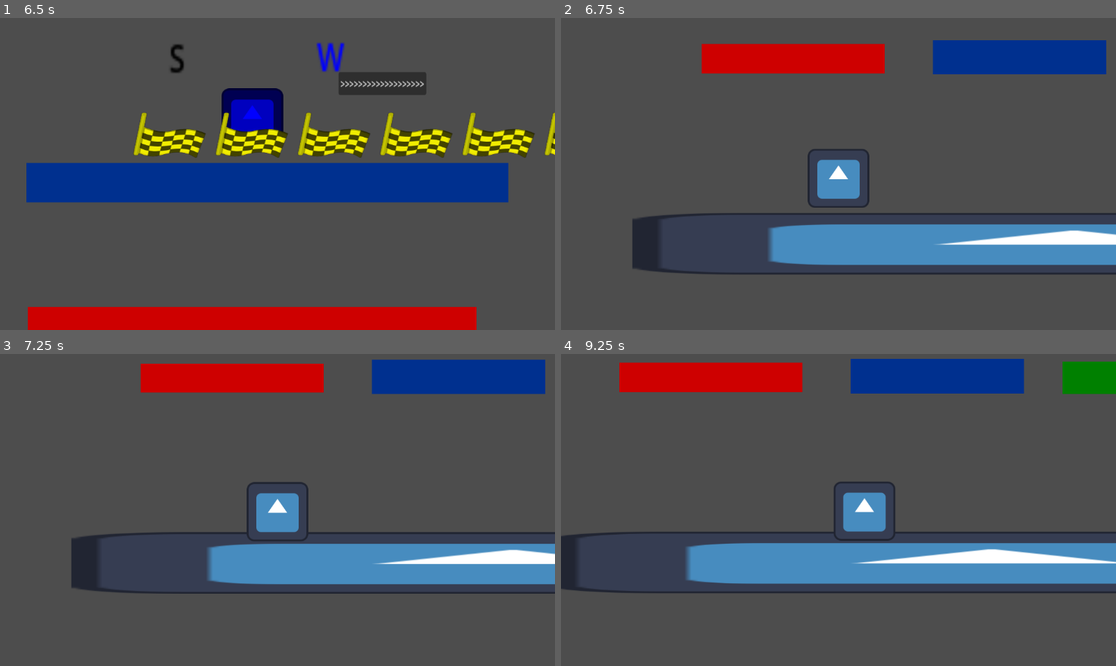
Above: before the commit, frames 1-4 (two rows, left to right).
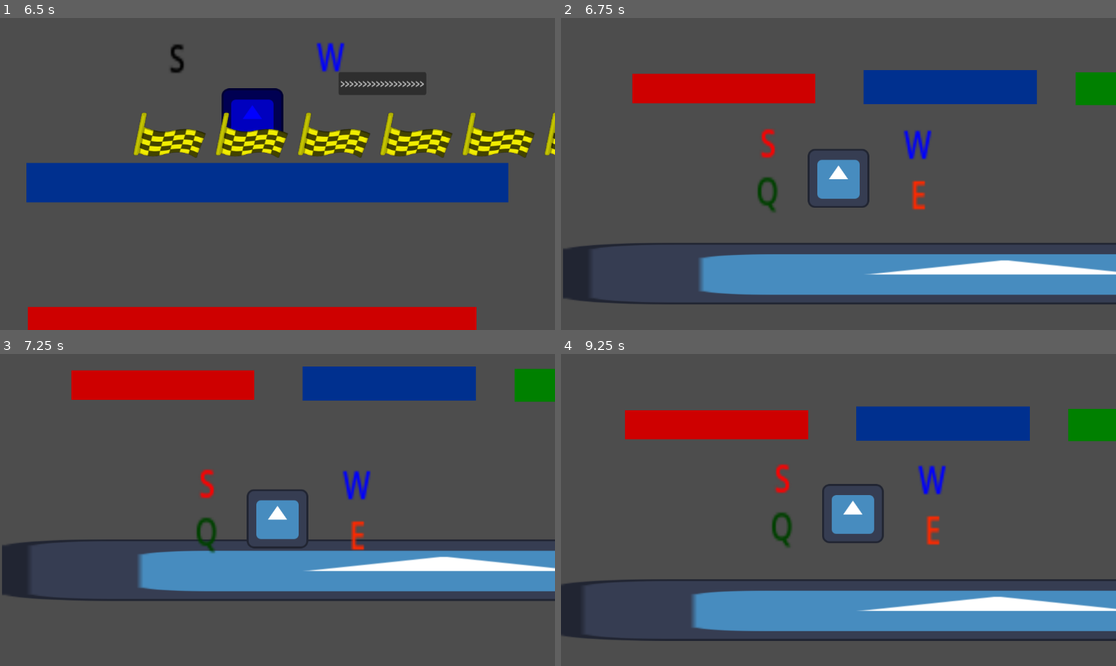
Above: after the commit, the same moments.

Repository: Abbby1007/Melanotaenia2.0storage
Game: Godot game, scene res://Scenes/Tutorial one.tscn
Two runs of this game, one before a commit and one after it. Both use one fixed random seed, a clock stepped at 60 frames per second and the inputs below. The engine's default icon, where the game draws it, is replaced by a stand-in: a white triangle on a blue panel in a dark square.
Inputs:
- Up to frame 1 (6.5 s): tap Enter (ui_accept) at 0.5, 0.77, 1.52, 3.02, 3.77, 4.52, 6.02 s; hold Right (ui_right) 0.53-2.03 s; tap W (Blue) at 0.6, 3.05, 3.6, 6.05 s; tap S (Red) at 0.8, 1.35, 3.8, 4.35 s; tap Q (Green, bound only after the commit) at 1.55, 2.1, 4.55, 5.1 s; hold Left (ui_left) 2.03-2.78 s; tap E (Orange, bound only after the commit) at 2.3, 2.85, 5.3, 5.85 s; hold Right (ui_right) 2.78-4.28 s; hold Left (ui_left) 4.28-5.03 s; hold Right (ui_right) 5.03-5.78 s; hold Left (ui_left) from 5.78 s (still down)
- Up to frame 2 (6.75 s): release Left (ui_left) at 6.5 s; click ">>>>>>>>>>>>>>>>>>>" at 6.5 s
- Up to frame 3 (7.25 s): no input
- Up to frame 4 (9.25 s): hold Left (ui_left) 7.28-8.03 s; tap W (Blue) at 7.35 s; tap Enter (ui_accept) at 7.52, 8.27 s; tap S (Red) at 7.55, 8.1 s; hold Right (ui_right) from 8.03 s (still down); tap Q (Green, bound only after the commit) at 8.3, 8.85 s; tap E (Orange, bound only after the commit) at 9.05 s

Frame 1 is identical in both runs. In frame 2, 31% of the frame differs, in the area x 0-100%, y 7-92%; in frame 3, 18%; in frame 4, 40%, in the area x 0-100%, y 1-92%.

Commit message:
Added keybinds for Green and Orange
I added keybinds to change the player's color to Green and Orange

Diff:
--- /dev/null
+++ b/Scenes/Level_One.tscn
@@ -0,0 +1,105 @@
+[gd_scene load_steps=9 format=3 uid="uid://meqo11m8163p"]
+
+[ext_resource type="Script" path="res://Scripts/Level_One.gd" id="1_nyao4"]
+[ext_resource type="PackedScene" uid="uid://qergnhgegntv" path="res://Scenes/basic_platform.tscn" id="2_8alop"]
+[ext_resource type="PackedScene" uid="uid://dtv183wtshhyf" path="res://Scenes/Red Platform.tscn" id="3_1f2wf"]
+[ext_resource type="PackedScene" uid="uid://bx8vvxu7aades" path="res://Scenes/Blue_platform.tscn" id="4_ykkdp"]
+[ext_resource type="PackedScene" uid="uid://dc71pk86uocta" path="res://Scenes/green_platform.tscn" id="5_44wh1"]
+[ext_resource type="PackedScene" uid="uid://cm2g037qxwuew" path="res://Scenes/orange_platform.tscn" id="6_58w2e"]
+[ext_resource type="PackedScene" uid="uid://di4pl6rwwassr" path="res://Scenes/player.tscn" id="7_d0nvf"]
+
+[sub_resource type="WorldBoundaryShape2D" id="WorldBoundaryShape2D_2mhnx"]
+normal = Vector2(0.999961, -0.00882951)
+
+[node name="test" type="Node2D"]
+script = ExtResource("1_nyao4")
+
+[node name="Basic Platform" parent="." instance=ExtResource("2_8alop")]
+position = Vector2(7, -10)
+scale = Vector2(2, 1)
+
+[node name="Red Platform" parent="." instance=ExtResource("3_1f2wf")]
+position = Vector2(154, 199)
+scale = Vector2(0.360001, 0.4)
+
+[node name="Blue_Platform" parent="." instance=ExtResource("4_ykkdp")]
+position = Vector2(654, 181)
+scale = Vector2(0.359999, 0.868464)
+
+[node name="Green_Platform" parent="." instance=ExtResource("5_44wh1")]
+position = Vector2(1080, 181)
+scale = Vector2(2.1462, 2.58175)
+
+[node name="Orange_Platform" parent="." instance=ExtResource("6_58w2e")]
+position = Vector2(1476, 185)
+scale = Vector2(2.11855, 2.48745)
+
+[node name="StaticBody2D" type="StaticBody2D" parent="."]
+position = Vector2(13, 0)
+scale = Vector2(10, 10)
+
+[node name="CollisionShape2D" type="CollisionShape2D" parent="StaticBody2D"]
+shape = SubResource("WorldBoundaryShape2D_2mhnx")
+
+[node name="StaticBody2D2" type="StaticBody2D" parent="."]
+position = Vector2(13, 0)
+scale = Vector2(10, 10)
+
+[node name="CollisionShape2D2" type="CollisionShape2D" parent="StaticBody2D2"]
+position = Vector2(184.2, 8.9)
+rotation = 3.11198
+shape = SubResource("WorldBoundaryShape2D_2mhnx")
+
+[node name="Player" parent="." instance=ExtResource("7_d0nvf")]
+position = Vector2(579, 378)
+
+[node name="Camera2D" type="Camera2D" parent="Player"]
+position_smoothing_enabled = true
+
+[node name="_S_ Key (Red)" type="Label" parent="Player"]
+modulate = Color(1, 0, 0, 1)
+self_modulate = Color(1, 0, 0, 1)
+offset_left = -219.0
+offset_top = -136.493
+offset_right = -179.0
+offset_bottom = -113.493
+scale = Vector2(3.75088, 5.03338)
+text = "S"
+horizontal_alignment = 1
+uppercase = true
+
+[node name="_W_ Key (Blue)" type="Label" parent="Player"]
+modulate = Color(0, 0, 1, 1)
+self_modulate = Color(0, 0, 1, 1)
+offset_left = 91.0
+offset_top = -133.367
+offset_right = 131.0
+offset_bottom = -110.367
+scale = Vector2(3.75088, 5.03338)
+text = "W"
+horizontal_alignment = 1
+uppercase = true
+
+[node name="_Q_ Key (Green)" type="Label" parent="Player"]
+modulate = Color(0, 0.501961, 0, 1)
+self_modulate = Color(0, 0.501961, 0, 1)
+offset_left = -220.0
+offset_top = -32.2998
+offset_right = -180.0
+offset_bottom = -9.2998
+scale = Vector2(3.75088, 5.03338)
+text = "Q"
+horizontal_alignment = 1
+uppercase = true
+
+[node name="_E_ Key (Orange)" type="Label" parent="Player"]
+modulate = Color(1, 0.4, 0, 1)
+self_modulate = Color(1, 0.4, 0, 1)
+offset_left = 93.0
+offset_top = -23.9644
+offset_right = 133.0
+offset_bottom = -0.964386
+scale = Vector2(3.75088, 5.03338)
+text = "E"
+horizontal_alignment = 1
+uppercase = true
--- a/Scenes/Tutorial one.tscn
+++ b/Scenes/Tutorial one.tscn
@@ -53,6 +53,3 @@
 rotation = -1.60219
 scale = Vector2(7, 7)
 shape = SubResource("WorldBoundaryShape2D_ry5d8")
-
-[node name="TileMap" type="TileMap" parent="."]
-format = 2
--- a/Scenes/green_platform.tscn
+++ b/Scenes/green_platform.tscn
@@ -20,6 +20,7 @@
 [node name="BodyCollisionShape2D" type="CollisionShape2D" parent="StaticBody2D"]
 position = Vector2(66, 9)
 shape = SubResource("RectangleShape2D_l1xay")
+one_way_collision = true
 
 [node name="Area2D" type="Area2D" parent="."]
 
--- a/Scenes/level_1.tscn
+++ /dev/null
@@ -1,50 +0,0 @@
-[gd_scene load_steps=8 format=3 uid="uid://bn4dvgrc44mhw"]
-
-[ext_resource type="PackedScene" uid="uid://qergnhgegntv" path="res://Scenes/basic_platform.tscn" id="1_b6jhc"]
-[ext_resource type="PackedScene" uid="uid://dtv183wtshhyf" path="res://Scenes/Red Platform.tscn" id="2_kk1aq"]
-[ext_resource type="PackedScene" uid="uid://bx8vvxu7aades" path="res://Scenes/Blue_platform.tscn" id="3_eeavn"]
-[ext_resource type="PackedScene" uid="uid://dc71pk86uocta" path="res://Scenes/green_platform.tscn" id="4_6ngtc"]
-[ext_resource type="PackedScene" uid="uid://cm2g037qxwuew" path="res://Scenes/orange_platform.tscn" id="5_o7ikv"]
-[ext_resource type="PackedScene" uid="uid://di4pl6rwwassr" path="res://Scenes/player.tscn" id="6_40gxr"]
-
-[sub_resource type="WorldBoundaryShape2D" id="WorldBoundaryShape2D_7w4kx"]
-normal = Vector2(0.999961, -0.00882951)
-
-[node name="Level 1" type="Node2D"]
-
-[node name="Basic Platform" parent="." instance=ExtResource("1_b6jhc")]
-position = Vector2(7, -10)
-scale = Vector2(2, 1)
-
-[node name="Red Platform" parent="." instance=ExtResource("2_kk1aq")]
-position = Vector2(154, 199)
-scale = Vector2(0.360001, 0.4)
-
-[node name="Blue_Platform" parent="." instance=ExtResource("3_eeavn")]
-position = Vector2(654, 181)
-scale = Vector2(0.359999, 0.868464)
-
-[node name="Green_Platform" parent="." instance=ExtResource("4_6ngtc")]
-position = Vector2(1080, 181)
-scale = Vector2(2.1462, 2.58175)
-
-[node name="Orange_Platform" parent="." instance=ExtResource("5_o7ikv")]
-position = Vector2(1476, 185)
-scale = Vector2(2.11855, 2.48745)
-
-[node name="Player" parent="." instance=ExtResource("6_40gxr")]
-position = Vector2(435, 440)
-
-[node name="Camera2D" type="Camera2D" parent="Player"]
-position_smoothing_enabled = true
-
-[node name="CollisionShape2D" type="CollisionShape2D" parent="."]
-position = Vector2(13, 0)
-scale = Vector2(10, 10)
-shape = SubResource("WorldBoundaryShape2D_7w4kx")
-
-[node name="CollisionShape2D2" type="CollisionShape2D" parent="."]
-position = Vector2(1855, 89)
-rotation = 3.11198
-scale = Vector2(10, 10)
-shape = SubResource("WorldBoundaryShape2D_7w4kx")
--- a/Scenes/orange_platform.tscn
+++ b/Scenes/orange_platform.tscn
@@ -20,6 +20,7 @@
 [node name="BodyCollisionShape2D" type="CollisionShape2D" parent="StaticBody2D"]
 position = Vector2(66, 9)
 shape = SubResource("RectangleShape2D_10rcr")
+one_way_collision = true
 
 [node name="Area2D" type="Area2D" parent="."]
 
--- a/Scenes/tutorial_three.tscn
+++ b/Scenes/tutorial_three.tscn
@@ -42,7 +42,7 @@
 horizontal_alignment = 1
 uppercase = true
 
-[node name="_W_ Key (Red)" type="Label" parent="Player"]
+[node name="_W_ Key (Blue)" type="Label" parent="Player"]
 modulate = Color(0, 0, 1, 1)
 self_modulate = Color(0, 0, 1, 1)
 offset_left = 89.0
--- /dev/null
+++ b/Scripts/Level_One.gd
@@ -0,0 +1,23 @@
+extends Node2D
+
+@onready var player = $Player
+
+# Called when the node enters the scene tree for the first time.
+func _ready():
+	pass # Replace with function body.
+
+
+# Called every frame. 'delta' is the elapsed time since the previous frame.
+func _process(delta):
+	#Change to red
+	if Input.is_action_just_pressed("Red"):
+		player.modulate = Color("red")
+	#Change to blue
+	if Input.is_action_just_pressed("Blue"):
+		player.modulate = Color("blue")
+	#Change to green
+	if Input.is_action_just_pressed("Green"):
+		player.modulate = Color(0,0.502,0,1)
+	#Change to Orange
+	if Input.is_action_just_pressed("Orange"):
+		player.modulate = Color(1, 0.4, 0, 1)
--- a/Scripts/player.gd
+++ b/Scripts/player.gd
@@ -90,7 +90,7 @@
 			print("Player is green and the platform is green")
 			print(" ")
 
-		if(modulate != Color(0, 0, 1, 1)):
+		if(modulate != Color(0, 0.502, 0, 1)):
 			print("The player is not green")
 			get_tree().reload_current_scene()
 
@@ -108,7 +108,7 @@
 			print("Player is orange and the platform is orange")
 			print(" ")
 
-		if(modulate != Color(0, 0, 1, 1)):
+		if(modulate != Color(1, 0.4, 0, 1)):
 			print("The player is not orange")
 			get_tree().reload_current_scene()
 
--- a/Scripts/tutorial_three.gd
+++ b/Scripts/tutorial_three.gd
@@ -3,7 +3,7 @@
 @onready var player = $Player
 
 
-func _physics_process(delta):
+func _process(delta):
 	#Change to red
 	if Input.is_action_just_pressed("Red"):
 		player.modulate = Color("red")
@@ -22,4 +22,4 @@
 
 #MOve on button
 func _on_move_on_button_pressed():
-	get_tree().change_scene_to_file("res://Scenes/level_1.tscn")
+	get_tree().change_scene_to_file("res://Scenes/Level_One.tscn")
--- a/Scripts/tutorial_two.gd
+++ b/Scripts/tutorial_two.gd
@@ -3,7 +3,7 @@
 @onready var player = $Player
 
 
-func _physics_process(delta):
+func _process(delta):
 	if Input.is_action_just_pressed("Red"):
 		player.modulate = Color("red")
 #red button
--- a/project.godot
+++ b/project.godot
@@ -38,6 +38,16 @@
 "events": [Object(InputEventKey,"resource_local_to_scene":false,"resource_name":"","device":-1,"window_id":0,"alt_press …(192 unchanged characters)…
 ]
 }
+Green={
+"deadzone": 0.5,
+"events": [Object(InputEventKey,"resource_local_to_scene":false,"resource_name":"","device":-1,"window_id":0,"alt_pressed":false,"shift_pressed":false,"ctrl_pressed":false,"meta_pressed":false,"pressed":false,"keycode":0,"physical_keycode":81,"key_label":0,"unicode":113,"location":0,"echo":false,"script":null)
+]
+}
+Orange={
+"deadzone": 0.5,
+"events": [Object(InputEventKey,"resource_local_to_scene":false,"resource_name":"","device":-1,"window_id":0,"alt_pressed":false,"shift_pressed":false,"ctrl_pressed":false,"meta_pressed":false,"pressed":false,"keycode":0,"physical_keycode":69,"key_label":0,"unicode":101,"location":0,"echo":false,"script":null)
+]
+}
 
 [rendering]
 
--- a/test_level.gd
+++ /dev/null
@@ -1,21 +0,0 @@
-extends Node2D
-
-@onready var player = $Player
-
-
-
-
-var is_red = false
-var is_blue = true
-
-#Red Button ____________________________________
-func _on_red_button_pressed():
-	print("REDDDDDDDDDDDDDDDDDDDDDDDDDDDDDDD")
-	player.modulate = Color("red")
-# Red BUtton ___________________________________
-
-#Blue button______________________________________
-func _on_blue_button_pressed():
-	print("BLUEEEEEEEEEEEEEEEEEEEEEEEEEEEEEE")
-	player.modulate = Color("blue")
-#Blue butotn_______________________________________
